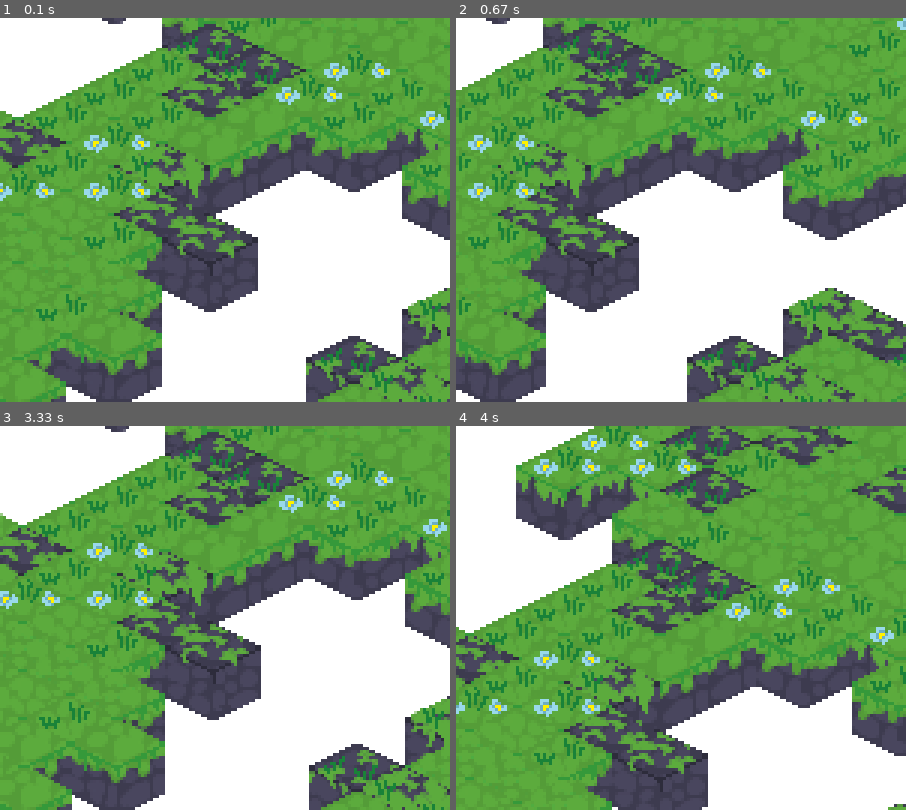
Above: before the commit, frames 1-4 (two rows, left to right).
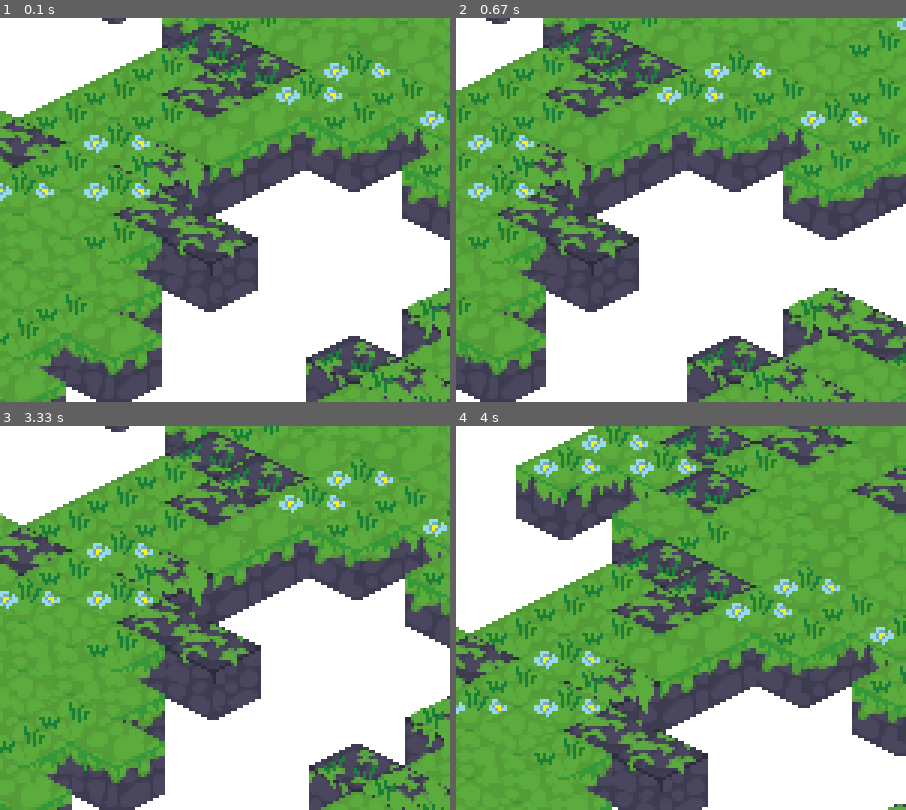
Above: after the commit, the same moments.

Repository: Tyishen/SilksongCopium_Pygame
Game: pygame game, started from Main.py
Two runs of this game, one before a commit and one after it. Both use one fixed random seed, a clock stepped at 60 frames per second and the inputs below.
Inputs:
- Up to frame 1 (0.1 s): no input
- Up to frame 2 (0.67 s): hold Right from 0.33 s (still down)
- Up to frame 3 (3.33 s): release Right at 0.8 s; hold Up 0.83-1.3 s; hold Right 1.33-1.8 s; hold Left 1.83-2.37 s; hold Down 2.4-2.87 s; hold Left from 2.9 s (still down)
- Up to frame 4 (4 s): release Left at 3.37 s; hold Up 3.4-3.87 s; hold Right from 3.9 s (still down)
The pictures show only the part of the screen within x 0-50%, y 50-100%; the shares and areas given below are measured in that part.

The runs differ from the first frame. In frame 1, 0.3% of the frame differs, in the area x 0-15%, y 78-92%; in frame 2, nothing differs; in frame 3, 0.3%, in the area x 0-16%, y 78-92%; in frame 4, nothing differs.

Commit message:
added sound files

Diff:
--- a/Main.py
+++ b/Main.py
@@ -41,6 +41,7 @@
     #Bliting le player
     kornet.updateFrame()
     kornet.draw()
+    kornet.playerSounds()
 
     for i in range(len(tempList)):
         gameDisplay.blit(tileBlock(tempList[i]), worldScreen(tempList[i]))
@@ -291,6 +292,7 @@
 
         if keyDown[self.up] or keyDown[self.left] or keyDown[self.down] or keyDown[self.right]:
             currentTime = pygame.time.get_ticks()
+
             if currentTime - self.lastUpdate >= animationTick:
                 self.frameNum += 1
                 self.lastUpdate = currentTime
@@ -315,6 +317,22 @@
                 # self.frame = pygame.transform.flip(self.frame, True, False)\
         else:
             self.frame = self.currentFrame
+
+    def playerSounds(self):
+        global playerWalk, playerJump
+
+        if keyDown[self.up] or keyDown[self.left] or keyDown[self.down] or keyDown[self.right]:
+            playerWalk.unpause()
+        else:
+            playerWalk.pause()
+
+        if self.jumpState == "landing" and self.coordinates.z == 0.01:
+            pygame.mixer.Sound.play(playerLand)
+
+        if self.jumpState == "takeoff":
+            pygame.mixer.Sound.play(playerJump)
+
+
 
 pygame.init()
 pygame.time.Clock()
@@ -385,6 +403,10 @@
 attackAnimationTick = 60
 currentTime = pygame.time.get_ticks()
 
+grassStep = pygame.mixer.Sound("hero_run_footsteps_grass.wav")
+playerLand = pygame.mixer.Sound("hero_land_soft.wav")
+playerJump = pygame.mixer.Sound("hero_jump.wav")
+
 mapFile = open("solidMap.txt", "r")
 mapData = []
 
@@ -399,10 +421,22 @@
     i += 1
 
 # kornet = Hornet(pygame.Vector3(4.5, 4.5, 3), 3, pygame.K_w, pygame.K_a, pygame.K_s, pygame.K_d, True, pygame.K_x, pygame.K_z)
-# One player while I figure out how the layering works
+# Though two players are now possible with the class, I don't unfortunately have no idea how to do the rendering
 # cornet = Hornet(pygame.Vector3(5, 5, 3), 3, pygame.K_UP, pygame.K_LEFT, pygame.K_DOWN, pygame.K_RIGHT, False)
 
 kornet = Hornet(pygame.Vector3(4.5, 4.5, 3), 3, pygame.K_UP, pygame.K_LEFT, pygame.K_DOWN, pygame.K_RIGHT, False, pygame.K_x, pygame.K_z)
+
+pygame.display.set_caption("Silksong?!")
+pygame.display.set_icon(cornetFALL)
+
+pygame.mixer.music.load("05. Greenpath.mp3")
+pygame.mixer.music.play(-1)
+pygame.mixer.music.set_volume(0.25)
+
+playerWalk = grassStep.play(-1)
+playerWalk.pause()
+
+playerJump = None
 
 running = True
 while running:
@@ -413,6 +447,7 @@
 
     kornet.move()
     kornet.jump()
+
 
     # Original camera movement code, now it's centered on the player
     # if keyDown[pygame.K_RIGHT]:
--- a/solidMap.txt
+++ b/solidMap.txt
@@ -13,7 +13,7 @@
 011111110000110000000000000
 011111100001111000011000100
 111111110000100000111111110
-111111111000000011111111000
+111111111000000001111111000
 001111110000000011111111000
 011111111000000001111111110
 001111110000000100111111100
Not shown, added: 05. Greenpath.mp3
Not shown, added: hero_jump.wav
Not shown, added: hero_land_soft.wav
Not shown, added: hero_run_footsteps_grass.wav
